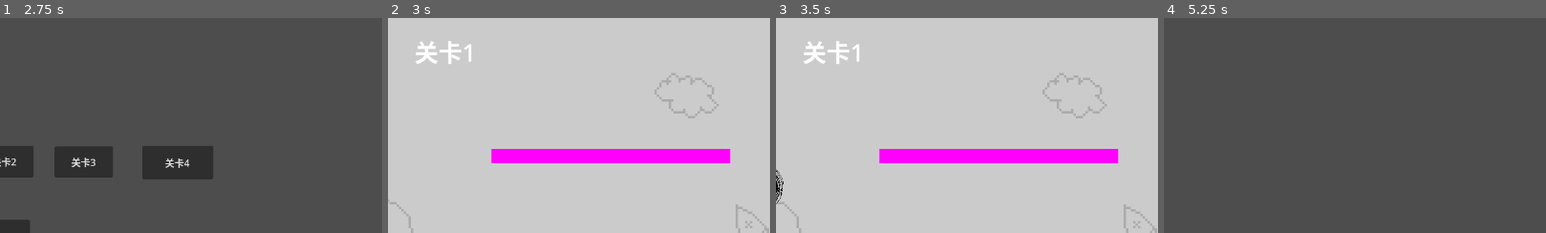
Above: before the commit, frames 1-4 (left to right).
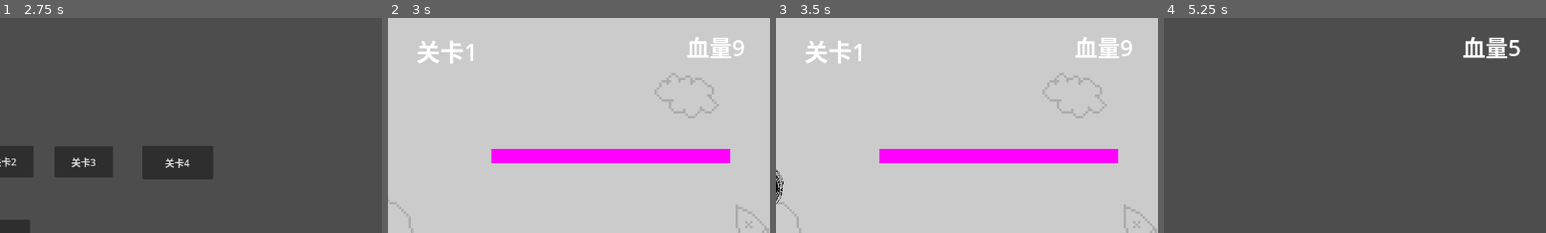
Above: after the commit, the same moments.

Repository: lzcm729/cat-and-string-ball
Game: Godot game, scene res://GUI/start_menu.tscn
Two runs of this game, one before a commit and one after it. Both use one fixed random seed, a clock stepped at 60 frames per second and the inputs below.
Inputs:
- Up to frame 1 (2.75 s): click "Play" at 0.5 s; click "Back" at 1.25 s; click "Play" at 2 s
- Up to frame 2 (3 s): click "关卡1" at 2.75 s
- Up to frame 3 (3.5 s): no input
- Up to frame 4 (5.25 s): click "Back" at 3.5 s; tap Enter (ui_accept) at 4.25, 4.52 s; hold Right (ui_right) 4.28-5 s; tap T at 4.35 s; click "How to play" at 5 s
The pictures show only the part of the screen within x 40-90%, y 0-50%; the shares and areas given below are measured in that part.

Frame 1 is identical in both runs. In frame 2, 1.1% of the frame differs, in the area x 7-94%, y 8-22%; in frame 3, 1.1%; in frame 4, 1.0%.
Error after the commit: Parse Error: Expected closing ")" after call arguments. (res://GUI/game_win.gd:22)

Commit message:
关卡结算

Diff:
--- a/GUI/choose_level.tscn
+++ b/GUI/choose_level.tscn
@@ -9,6 +9,9 @@
 script = ExtResource("1_d41ta")
 
 [node name="main_control" parent="." instance=ExtResource("2_ifohh")]
+
+[node name="health" parent="main_control" index="2"]
+visible = false
 
 [node name="level1" type="Button" parent="."]
 layout_mode = 0
@@ -55,3 +58,5 @@
 [connection signal="pressed" from="level3" to="." method="_on_level_3_pressed"]
 [connection signal="pressed" from="level4" to="." method="_on_level_4_pressed"]
 [connection signal="pressed" from="level5" to="." method="_on_level_5_pressed"]
+
+[editable path="main_control"]
--- /dev/null
+++ b/GUI/game_over.gd
@@ -0,0 +1,21 @@
+extends Control
+
+var level_id = 1
+
+
+# Called when the node enters the scene tree for the first time.
+func _ready():
+	pass # Replace with function body.
+
+
+# Called every frame. 'delta' is the elapsed time since the previous frame.
+func _process(delta):
+	pass
+
+
+func _on_try_again_pressed():
+	get_tree().change_scene_to_file("res://Levels/level_"+str(level_id)+".tscn")
+
+
+func _on_back_pressed():
+	get_tree().change_scene_to_file("res://GUI/choose_level.tscn")
--- a/GUI/game_over.tscn
+++ b/GUI/game_over.tscn
@@ -1,5 +1,46 @@
-[gd_scene format=3 uid="uid://d10thg221qavd"]
+[gd_scene load_steps=2 format=3 uid="uid://d10thg221qavd"]
+
+[ext_resource type="Script" path="res://GUI/game_over.gd" id="1_r5ywv"]
 
 [node name="game_over" type="Control"]
 layout_mode = 3
 anchors_preset = 0
+script = ExtResource("1_r5ywv")
+
+[node name="ColorRect" type="ColorRect" parent="."]
+modulate = Color(1, 1, 1, 0.172549)
+layout_mode = 0
+offset_right = 1277.0
+offset_bottom = 722.0
+color = Color(0, 0, 0, 0.439216)
+
+[node name="hint" type="Label" parent="."]
+layout_mode = 0
+offset_left = 463.0
+offset_top = 289.0
+offset_right = 818.0
+offset_bottom = 385.0
+theme_override_font_sizes/font_size = 70
+text = "game over"
+
+[node name="try_again" type="Button" parent="."]
+layout_mode = 0
+offset_left = 697.0
+offset_top = 457.0
+offset_right = 873.0
+offset_bottom = 520.0
+theme_override_font_sizes/font_size = 40
+text = "try again
+"
+
+[node name="back" type="Button" parent="."]
+layout_mode = 0
+offset_left = 431.0
+offset_top = 456.0
+offset_right = 530.0
+offset_bottom = 519.0
+theme_override_font_sizes/font_size = 40
+text = "back"
+
+[connection signal="pressed" from="try_again" to="." method="_on_try_again_pressed"]
+[connection signal="pressed" from="back" to="." method="_on_back_pressed"]
--- /dev/null
+++ b/GUI/game_win.gd
@@ -0,0 +1,22 @@
+extends Control
+
+var level_id = 1
+
+# Called when the node enters the scene tree for the first time.
+func _ready():
+	pass # Replace with function body.
+
+
+# Called every frame. 'delta' is the elapsed time since the previous frame.
+func _process(delta):
+	pass
+
+
+func _on_back_pressed():
+	get_tree().change_scene_to_file("res://GUI/choose_level.tscn")
+
+
+
+
+func _on_next_pressed():
+	get_tree().change_scene_to_file("res://Levels/level_"+str(min(level_id + 1, 5)+".tscn")
--- a/GUI/game_win.tscn
+++ b/GUI/game_win.tscn
@@ -1,5 +1,46 @@
-[gd_scene format=3 uid="uid://6wg3k7oe4f7c"]
+[gd_scene load_steps=2 format=3 uid="uid://6wg3k7oe4f7c"]
+
+[ext_resource type="Script" path="res://GUI/game_win.gd" id="1_gdy4o"]
 
 [node name="game_win" type="Control"]
 layout_mode = 3
 anchors_preset = 0
+script = ExtResource("1_gdy4o")
+
+[node name="ColorRect" type="ColorRect" parent="."]
+modulate = Color(1, 1, 1, 0.172549)
+offset_right = 1277.0
+offset_bottom = 722.0
+color = Color(0, 0, 0, 0.439216)
+
+[node name="Label" type="Label" parent="."]
+layout_mode = 0
+offset_left = 463.0
+offset_top = 289.0
+offset_right = 818.0
+offset_bottom = 385.0
+theme_override_font_sizes/font_size = 70
+text = "you win"
+horizontal_alignment = 1
+
+[node name="back" type="Button" parent="."]
+layout_mode = 0
+offset_left = 431.0
+offset_top = 456.0
+offset_right = 530.0
+offset_bottom = 519.0
+theme_override_font_sizes/font_size = 40
+text = "back"
+
+[node name="next" type="Button" parent="."]
+layout_mode = 0
+offset_left = 777.0
+offset_top = 455.0
+offset_right = 871.0
+offset_bottom = 518.0
+theme_override_font_sizes/font_size = 40
+text = "next
+"
+
+[connection signal="pressed" from="back" to="." method="_on_back_pressed"]
+[connection signal="pressed" from="next" to="." method="_on_next_pressed"]
--- a/GUI/main_control.gd
+++ b/GUI/main_control.gd
@@ -1,19 +1,27 @@
 extends Control
 
 @export var level_name = ''
+@export var level_health = 5
+@export var level_id = 1
 
 @onready var level_name_label = $level_name
+@onready var health_label = $health
 
+const game_win_templ = preload("res://GUI/game_win.tscn")
+const game_over_templ = preload("res://GUI/game_over.tscn")
 
 # Called when the node enters the scene tree for the first time.
 func _ready():
 	level_name_label.text = str(level_name)
+	health_label.text = '血量' + str(level_health)
 
 
 # Called every frame. 'delta' is the elapsed time since the previous frame.
-func _process(delta):
-	pass
-
+func _physics_process(delta):
+	if level_health == 0:
+		var game_over = game_over_templ.instantiate()
+		game_over.level_id = level_id
+		self.add_child(game_over)
 
 # TEST
 #func _input(event):
@@ -22,3 +30,8 @@
 			#$"../StringBall".BePicked($"../Cat")
 		#if event.keycode == KEY_G:
 			#$"../StringBall".BeDropped()
+
+
+func _on_cat_cat_pat_ball():
+	level_health = level_health - 1
+	health_label.text = '血量' + str(level_health)
--- a/GUI/main_control.tscn
+++ b/GUI/main_control.tscn
@@ -19,11 +19,20 @@
 
 [node name="level_name" type="Label" parent="."]
 layout_mode = 0
-offset_left = 558.0
-offset_top = 26.0
-offset_right = 678.0
-offset_bottom = 81.0
+offset_left = 561.0
+offset_top = 25.0
+offset_right = 681.0
+offset_bottom = 80.0
 theme_override_font_sizes/font_size = 40
 text = "关卡名"
 
+[node name="health" type="Label" parent="."]
+layout_mode = 0
+offset_left = 1014.0
+offset_top = 19.0
+offset_right = 1253.0
+offset_bottom = 82.0
+theme_override_font_sizes/font_size = 38
+text = "血量："
+
 [connection signal="pressed" from="back" to="back" method="_on_pressed"]
--- a/Levels/level_1.tscn
+++ b/Levels/level_1.tscn
@@ -10,9 +10,6 @@
 [node name="Level1" type="Node2D"]
 
 [node name="vacant_room" parent="." instance=ExtResource("1_0vh8p")]
-
-[node name="main_control" parent="." instance=ExtResource("1_eossy")]
-level_name = "关卡1"
 
 [node name="TileMap" type="TileMap" parent="."]
 tile_set = ExtResource("4_p86rh")
@@ -31,3 +28,9 @@
 [node name="Stage2" parent="." instance=ExtResource("6_nch2q")]
 position = Vector2(887, 231)
 scale = Vector2(20, 1.165)
+
+[node name="main_control" parent="." instance=ExtResource("1_eossy")]
+level_name = "关卡1"
+level_health = 9
+
+[connection signal="cat_pat_ball" from="Cat" to="main_control" method="_on_cat_cat_pat_ball"]
--- a/Levels/level_2.tscn
+++ b/Levels/level_2.tscn
@@ -10,9 +10,6 @@
 
 [node name="vacant_room" parent="." instance=ExtResource("2_elcjv")]
 
-[node name="main_control" parent="." instance=ExtResource("1_lxh2x")]
-level_name = "关卡2"
-
 [node name="StringBall" parent="." instance=ExtResource("3_mvw4s")]
 position = Vector2(374, 564)
 
@@ -21,3 +18,10 @@
 
 [node name="Cleaner" parent="." instance=ExtResource("5_4iwd8")]
 position = Vector2(1087, 620)
+
+[node name="main_control" parent="." instance=ExtResource("1_lxh2x")]
+level_name = "关卡2"
+level_health = 3
+level_id = 2
+
+[connection signal="cat_pat_ball" from="Cat" to="main_control" method="_on_cat_cat_pat_ball"]
--- a/Levels/level_3.tscn
+++ b/Levels/level_3.tscn
@@ -10,9 +10,6 @@
 
 [node name="vacant_room" parent="." instance=ExtResource("1_55ktd")]
 
-[node name="main_control" parent="." instance=ExtResource("1_nmuv4")]
-level_name = "关卡3"
-
 [node name="StringBall" parent="." instance=ExtResource("3_60qb0")]
 position = Vector2(374, 564)
 
@@ -21,3 +18,10 @@
 
 [node name="Rug" parent="." instance=ExtResource("5_87tk2")]
 position = Vector2(2, 667)
+
+[node name="main_control" parent="." instance=ExtResource("1_nmuv4")]
+level_name = "关卡3"
+level_health = 6
+level_id = 3
+
+[connection signal="cat_pat_ball" from="Cat" to="main_control" method="_on_cat_cat_pat_ball"]
--- a/Levels/level_4.tscn
+++ b/Levels/level_4.tscn
@@ -9,3 +9,5 @@
 
 [node name="main_control" parent="." instance=ExtResource("1_2wcxk")]
 level_name = "关卡4"
+level_health = 2
+level_id = 4
--- a/Levels/level_5.tscn
+++ b/Levels/level_5.tscn
@@ -20,9 +20,6 @@
 [node name="Level5" type="Node2D"]
 
 [node name="vacant_room" parent="." instance=ExtResource("1_2qggi")]
-
-[node name="main_control" parent="." instance=ExtResource("1_w16hm")]
-level_name = "关卡5"
 
 [node name="StaticBody2D" parent="." instance=ExtResource("3_wic4y")]
 position = Vector2(274, 324)
@@ -63,11 +60,9 @@
 
 [node name="Sprite2D" type="Sprite2D" parent="Stove/FireArea"]
 visible = false
-scale = Vector2(1, 1)
 texture = ExtResource("5_265qc")
 
 [node name="CollisionShape2D" type="CollisionShape2D" parent="Stove/FireArea"]
-scale = Vector2(1, 1)
 shape = SubResource("RectangleShape2D_5onvp")
 
 [node name="IgnitionButton" type="StaticBody2D" parent="."]
@@ -76,7 +71,6 @@
 script = ExtResource("4_t8gcx")
 
 [node name="Sprite2D" type="Sprite2D" parent="IgnitionButton"]
-scale = Vector2(1, 1)
 
 [node name="CollisionShape2D" type="CollisionShape2D" parent="IgnitionButton"]
 shape = SubResource("RectangleShape2D_gbec1")
@@ -99,6 +93,10 @@
 visible = false
 position = Vector2(448, 64)
 
+[node name="main_control" parent="." instance=ExtResource("1_w16hm")]
+level_name = "关卡5"
+level_id = 5
+
 [connection signal="body_entered" from="Stove/FireArea" to="Stove" method="_on_area_2d_body_entered"]
 [connection signal="body_exited" from="Stove/FireArea" to="Stove" method="_on_area_2d_body_exited"]
 [connection signal="turn_off_fire" from="IgnitionButton" to="Stove" method="_on_ignition_button_turn_off_fire"]
--- a/cat/cat.gd
+++ b/cat/cat.gd
@@ -3,6 +3,8 @@
 
 const speed = 300
 const jump_velocity = -800
+
+signal cat_pat_ball
 
 var gravity = ProjectSettings.get_setting("physics/2d/default_gravity")
 
@@ -133,6 +135,7 @@
 
 func _on_pat_area_body_entered(body):
 	if body.name == "StringBall":
+		emit_signal("cat_pat_ball")
 		if is_left:
 			body.BeHit(Vector2(-10000, 0))
 		else:
Binary file added: UI/fish.png
Not shown, added: UI/fish.png.import
Binary file added: UI/fish_miss.png
Not shown, added: UI/fish_miss.png.import
